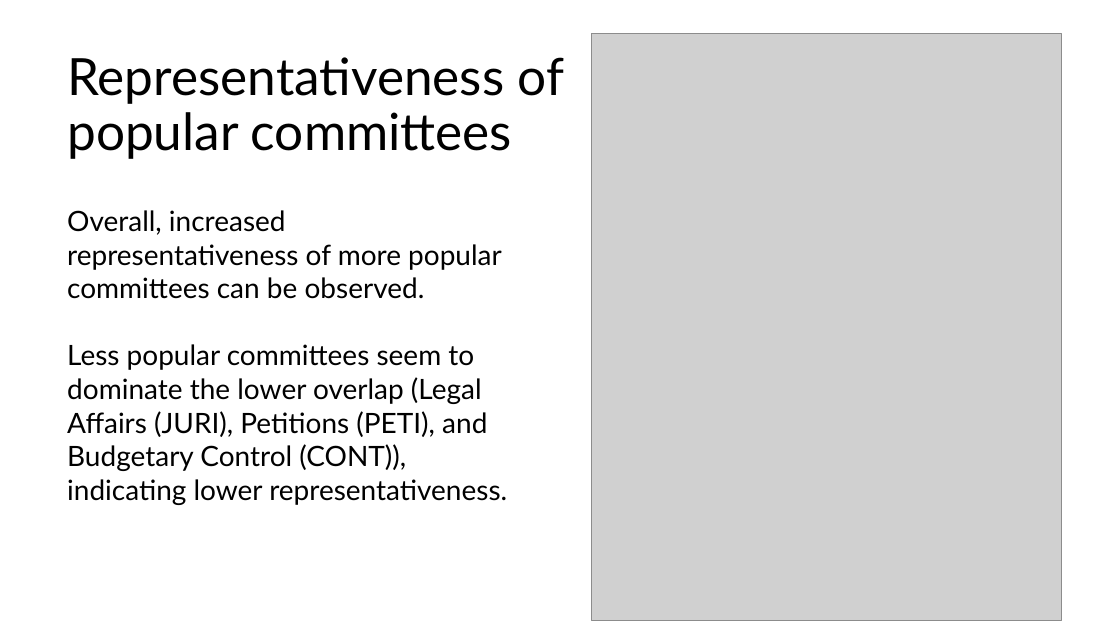
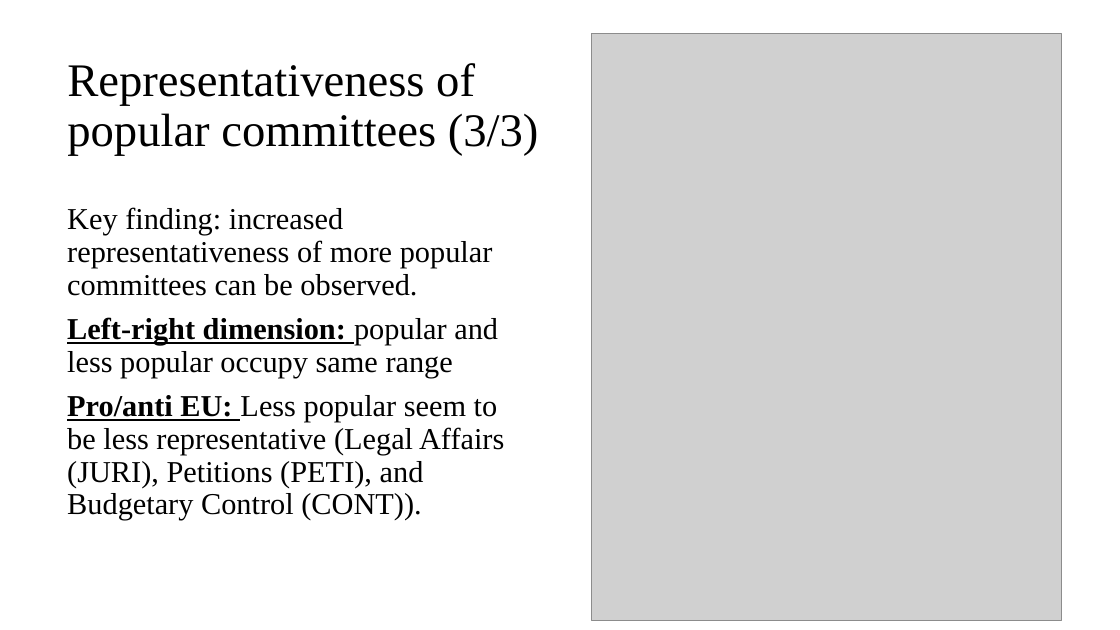
Before and after one commit to kachurm-dev/StatsII_2026, a slide deck: slide 8 of replication/KACHUR_Presentation_Replication.pptx (slide 9 before the commit). Drawn at 1120x630 pixels with LibreOffice and Linux fonts; fonts in the diff are those of the drawing; grey boxes stand for pictures. Boxes give left, top, right and bottom in pixels: in the first picture for what was removed or moved away, otherwise in the second. Text is boxed around its words. In the diff, an @@ line names an element or a change of style, - is before the commit and + after.

```diff
--- a/replication/KACHUR_Presentation_Replication.pptx
+++ b/replication/KACHUR_Presentation_Replication.pptx
@@ title at (67, 63, 539, 156): text changed; size 44 to 40 pt; font Lato to Times New Roman @@
-Representativeness of popular committees
+Representativeness of popular committees (3/3)
@@ text at (67, 207, 504, 521): text changed; size 24 to 26 pt; font Lato to Times New Roman @@
-Overall, increased representativeness of more popular committees can be observed.
-Less popular committees seem to dominate the lower overlap (Legal Affairs (JURI), Petitions (PETI), and Budgetary Control (CONT)), indicating lower representativeness.
+Key finding: increased representativeness of more popular committees can be observed.
+Left-right dimension: popular and less popular occupy same range
+Pro/anti EU: Less popular seem to be less representative (Legal Affairs (JURI), Petitions (PETI), and Budgetary Control (CONT)).
```
Also in this commit, not shown: 9 other slides changed, 4 slides added, 3 slides removed, 2 other files.
